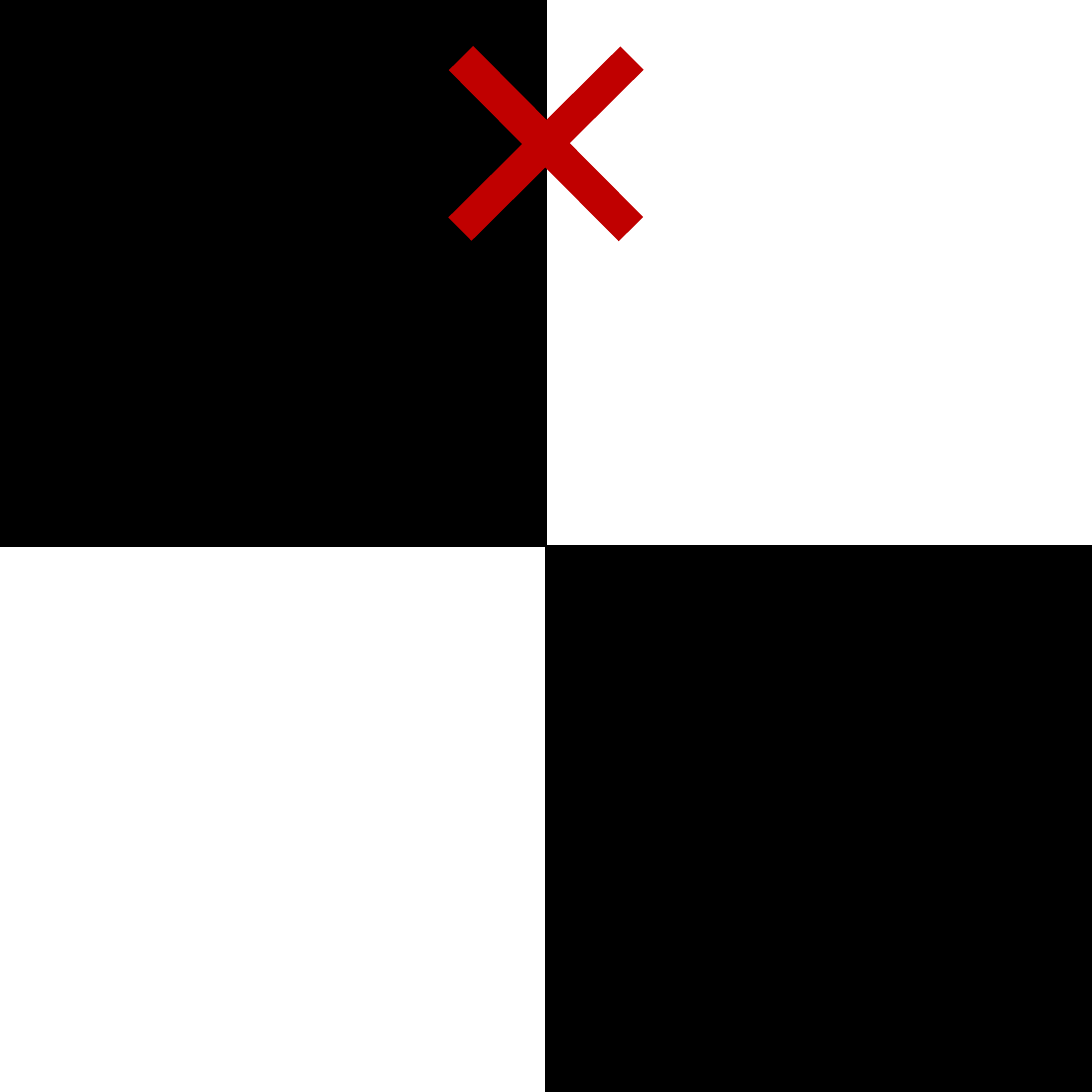
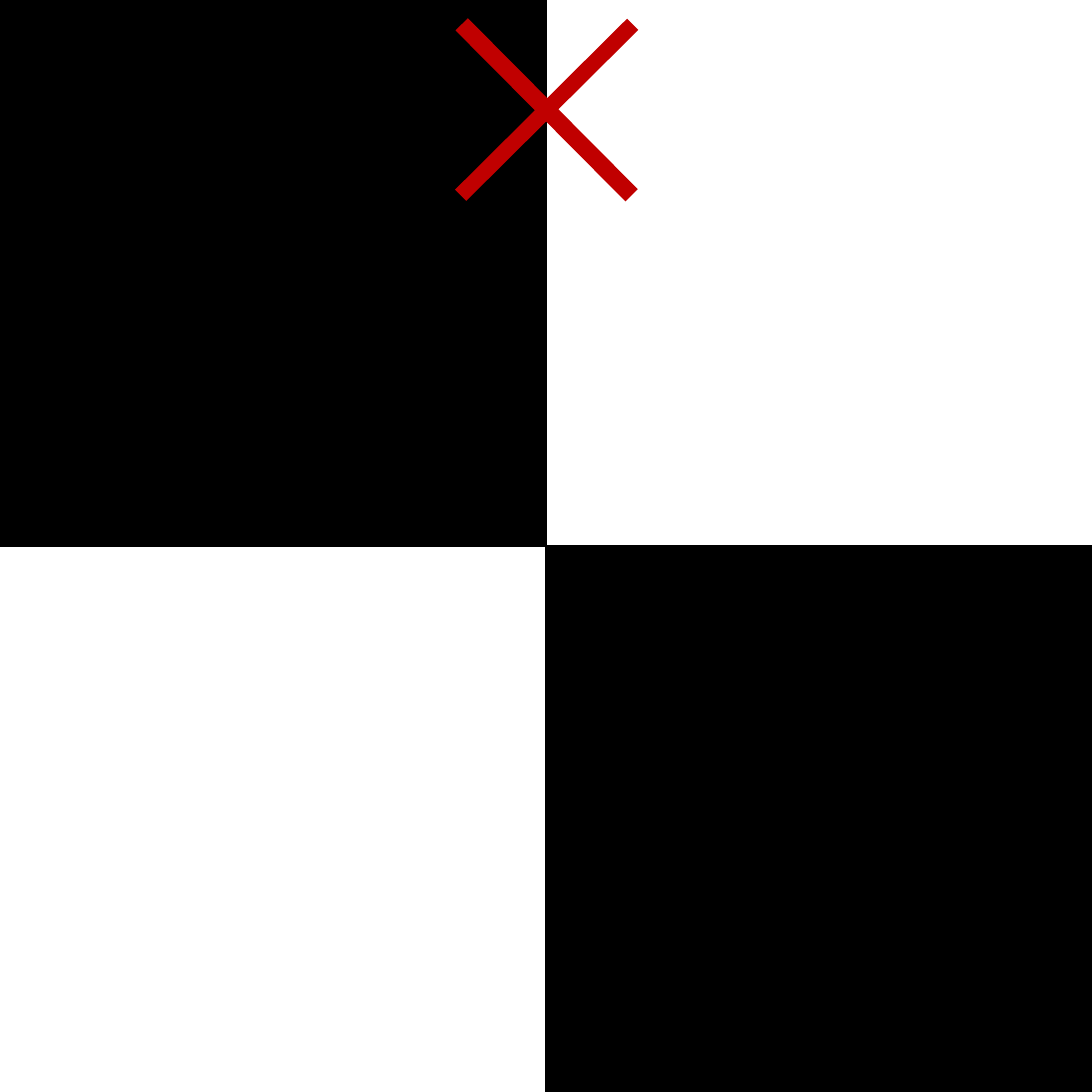
Before and after one commit to luamu/vr-pulfrich, a slide deck: slide 1 of Assets/Materials/CheckerboardVectorGraphic.pptx. Drawn at 1092x1092 pixels with LibreOffice and Linux fonts; fonts in the diff are those of the drawing. Boxes give left, top, right and bottom in pixels: in the first picture for what was removed or moved away, otherwise in the second. Text is boxed around its words. In the diff, an @@ line names an element or a change of style, - is before the commit and + after.

```diff
--- a/Assets/Materials/CheckerboardVectorGraphic.pptx
+++ b/Assets/Materials/CheckerboardVectorGraphic.pptx
@@ plus: place and size @@
-plus at (376, 0, 716, 313)
+plus at (377, 0, 717, 279)
@@ plus at (377, 0, 717, 279): proportions changed @@
```
Also in this commit, not shown: 20 other files.
